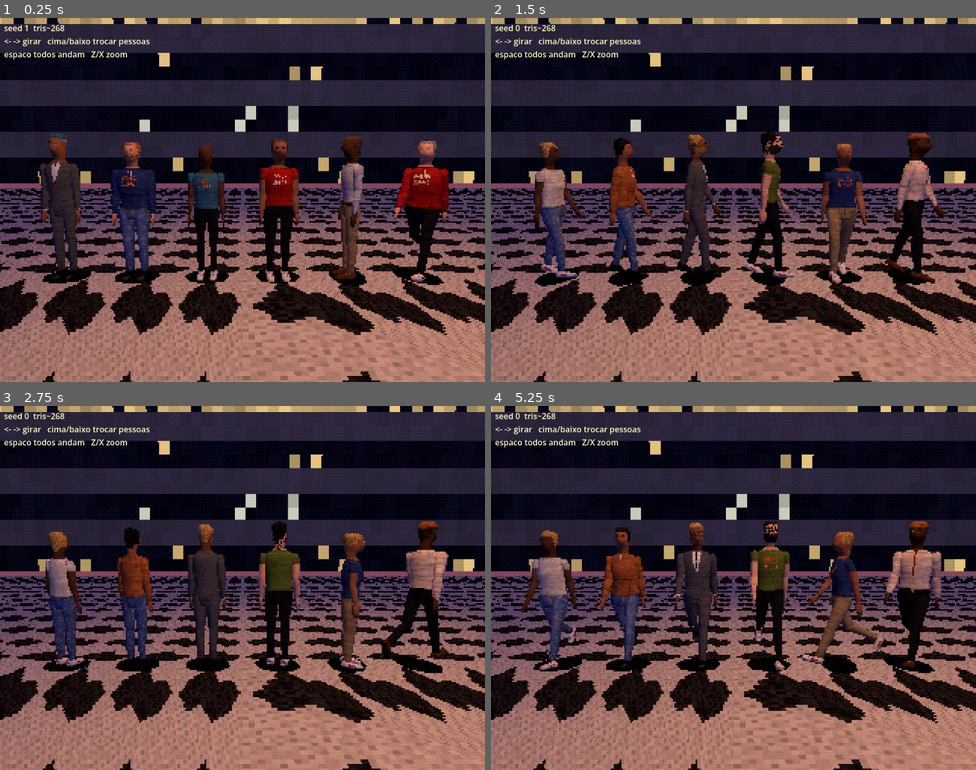
Above: before the commit, frames 1-4 (two rows, left to right).
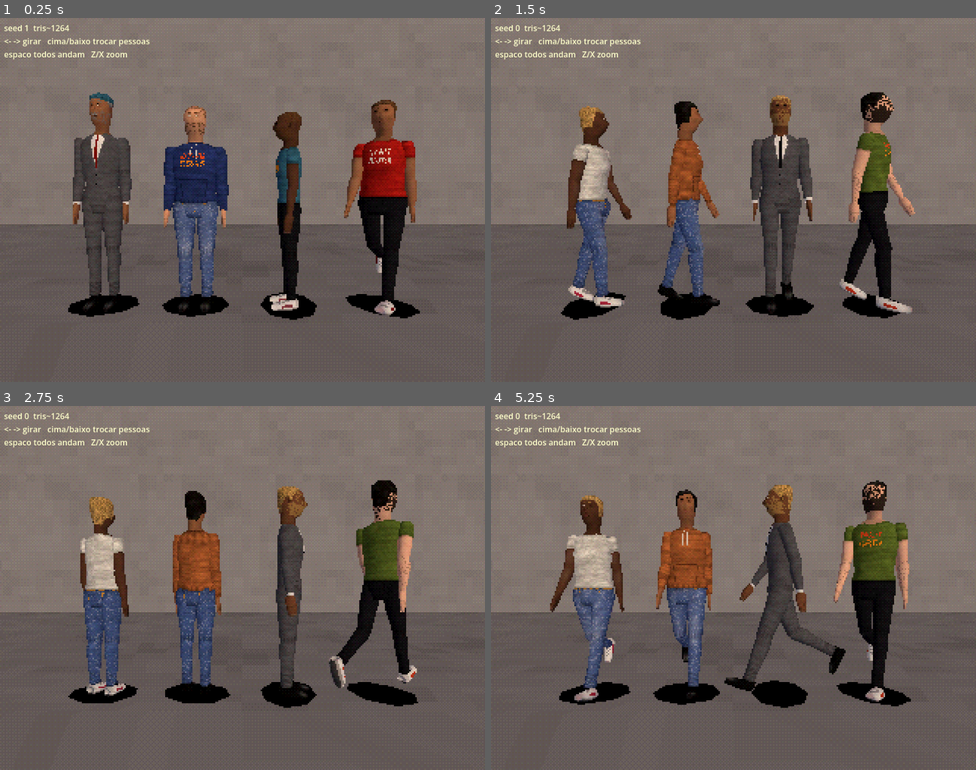
Above: after the commit, the same moments.

Repository: muricristino/walking-simulator-paulista
Game: Godot game, scene res://lab/people.tscn
Same seed, same stepped clock (60 frames per second), same inputs: the game is played once before the commit and once after it. This scene is started directly instead of the project's main scene.
Inputs (mouse positions are in pixels of both pictures, inside the frame that each line leads up to):
- Up to frame 1 (0.25 s): no input
- Up to frame 2 (1.5 s): tap Enter at 0.5 s; move the mouse to (840, 181) at 0.52 s; hold Right (ui_right) 0.53-1.28 s; tap Z at 0.6 s; click (840, 181) at 0.67 s; tap Space at 0.77 s; move the mouse to (636, 218) at 1.27 s; hold Down from 1.28 s (still down); tap X at 1.35 s
- Up to frame 3 (2.75 s): tap Space at 1.52 s; move the mouse to (291, 507) at 2.02 s; release Down at 2.03 s; hold Right (ui_right) from 2.03 s (still down); tap E at 2.1 s
- Up to frame 4 (5.25 s): move the mouse to (709, 660) at 2.77 s; release Right (ui_right) at 2.78 s; hold Up 2.78-3.53 s; tap Shift at 2.85 s; click (709, 660) at 2.92 s; tap Space at 3.02, 3.77, 4.52 s; move the mouse to (879, 642) at 3.52 s; hold Left (ui_left) 3.53-5.03 s; tap Z at 3.6 s; move the mouse to (588, 533) at 4.27 s; tap X at 4.35 s; move the mouse to (757, 588) at 5.02 s; hold Down from 5.03 s (still down); tap E at 5.1 s; click (757, 588) at 5.17 s

The runs differ from the first frame. In frame 1, 95% of the frame differs, in the area x 0-100%, y 0-100%; in frame 2, 95%; in frame 3, 96%; in frame 4, 95%.

Commit message:
test: use neutral grey studio and closer camera in people lab

Diff:
--- a/lab/people.gd
+++ b/lab/people.gd
@@ -15,7 +15,8 @@
 var yaw := 0.0
 var t := 0.0
 var all_walk := false
-var dist := 3.6
+var dist := 2.5
+var cam_x := 0.0
 var label: Label
 
 
@@ -24,6 +25,12 @@
 	var si := args.find("--seed")
 	if si >= 0 and si + 1 < args.size():
 		seed = int(args[si + 1])
+	var cx := args.find("--camx")
+	if cx >= 0 and cx + 1 < args.size():
+		cam_x = float(args[cx + 1])
+	var di := args.find("--dist")
+	if di >= 0 and di + 1 < args.size():
+		dist = float(args[di + 1])
 	vp = SubViewport.new()
 	vp.size = Vector2i(320, 240)
 	vp.msaa_3d = Viewport.MSAA_DISABLED
@@ -76,96 +83,64 @@
 
 func _env() -> void:
 	var env := Environment.new()
-	env.background_mode = Environment.BG_SKY
-	var sky := Sky.new()
-	var sm := ShaderMaterial.new()
-	sm.shader = load("res://scripts/sky.gdshader")
-	sky.sky_material = sm
-	sky.radiance_size = Sky.RADIANCE_SIZE_32
-	env.sky = sky
+	env.background_mode = Environment.BG_COLOR
+	env.background_color = Color(0.45, 0.45, 0.46)
 	env.ambient_light_source = Environment.AMBIENT_SOURCE_COLOR
-	env.ambient_light_color = Color(0.36, 0.3, 0.5)
-	env.ambient_light_energy = 0.55
+	env.ambient_light_color = Color(0.62, 0.6, 0.66)
+	env.ambient_light_energy = 0.6
 	env.tonemap_mode = Environment.TONE_MAPPER_LINEAR
-	env.fog_enabled = true
-	env.fog_mode = Environment.FOG_MODE_DEPTH
-	env.fog_light_color = Color(0.5, 0.28, 0.36)
-	env.fog_depth_begin = 30.0
-	env.fog_depth_end = 520.0
-	env.fog_depth_curve = 1.4
 	var we := WorldEnvironment.new()
 	we.environment = env
 	world.add_child(we)
-	var sun := DirectionalLight3D.new()
-	sun.light_color = Color(1.0, 0.55, 0.32)
-	sun.light_energy = 0.55
-	sun.rotation_degrees = Vector3(-8, 172, 0)
-	world.add_child(sun)
+	var key := DirectionalLight3D.new()
+	key.light_color = Color(1.0, 0.9, 0.8)
+	key.light_energy = 0.75
+	key.rotation_degrees = Vector3(-25, 20, 0)
+	world.add_child(key)
 	var fill := DirectionalLight3D.new()
-	fill.light_color = Color(0.45, 0.5, 0.85)
+	fill.light_color = Color(1.0, 0.6, 0.4)
 	fill.light_energy = 0.25
-	fill.rotation_degrees = Vector3(-50, 20, 0)
+	fill.rotation_degrees = Vector3(-8, 172, 0)
 	world.add_child(fill)
-	var ol := OmniLight3D.new()
-	ol.position = Vector3(1.5, 5.8, 2.5)
-	ol.light_color = Color(1.0, 0.72, 0.42)
-	ol.light_energy = 4.0
-	ol.omni_range = 11.0
-	ol.omni_attenuation = 0.9
-	world.add_child(ol)
 
 
 func _ground() -> void:
 	var g := Geo.new()
-	g.add_mat("mosaic", _mat(Tex.mosaic(4)))
-	g.add_mat("curb", _mat(Tex.flat(Color(0.62, 0.6, 0.58), 8, 0.03, 0.3, 6)))
-	g.add_mat("asphalt", _mat(Tex.asphalt(3)))
-	var t := Tex.facade(101, 10, 8, 1, Color(0.62, 0.58, 0.5), Color(0.14, 0.16, 0.18), 0.4)
-	var wm := _mat(t[0])
-	wm.set_shader_parameter("glow_tex", t[1])
-	wm.set_shader_parameter("glow", 1.0)
-	g.add_mat("wall", wm)
-	g.ground("mosaic", -20, 20, -14, 3.5, 0.0, Vector2(0.8, 0.8))
-	g.ground("curb", -20, 20, 3.5, 3.9, 0.0, Vector2(2, 2))
-	g.ground("asphalt", -20, 20, 3.9, 30, -0.15, Vector2(4, 4))
-	g.box("wall", Vector3(0, 14.4, -18), Vector3(40, 28.8, 1), Vector2(30, 28.8))
+	g.add_mat("floor", _mat(Tex.flat(Color(0.5, 0.5, 0.5), 16, 0.015, 0.15, 3)))
+	g.add_mat("wall", _mat(Tex.flat(Color(0.55, 0.55, 0.55), 16, 0.01, 0.1, 4)))
+	g.ground("floor", -20, 20, -6, 10, 0.0, Vector2(4, 4))
+	g.box("wall", Vector3(0, 10, -6.5), Vector3(40, 20, 1), Vector2(4, 4))
 	g.build(world)
 
 
 func _place_cam() -> void:
-	cam.position = Vector3(0, 1.45, dist)
-	cam.look_at(Vector3(0, 1.0, 0))
+	var h := lerpf(1.55, 0.92, clampf((dist - 0.8) / 1.7, 0.0, 1.0))
+	cam.position = Vector3(cam_x, h + 0.08, dist)
+	cam.look_at(Vector3(cam_x, h, 0))
 
 
 func _spawn() -> void:
 	for c in holder.get_children():
 		c.queue_free()
 	rigs.clear()
-	var xs := [-2.25, -1.35, -0.45, 0.45, 1.35, 2.25]
-	for i in 6:
+	var xs := [-1.2, -0.4, 0.4, 1.2]
+	for i in 4:
 		var r := people.rig(seed * 10 + i)
 		var n: Node3D = r.root
 		n.position = Vector3(xs[i], 0, 0)
 		n.rotation.y = PI
-		if i == 4:
+		if i == 2:
 			n.rotation.y = PI * 0.5
-		if i == 5:
-			n.rotation.y = PI * 0.75
-		r.walk = i == 5
+		if i == 3:
+			n.rotation.y = PI * 0.8
+		r.walk = i == 3
 		holder.add_child(n)
 		rigs.append(r)
 	_label()
 
 
 func _label() -> void:
-	var tris := 0
-	if rigs.size() > 0:
-		var b: Dictionary = people.build(seed * 10)
-		for k in b.parts:
-			var mesh: ArrayMesh = b.parts[k]
-			var c := mesh.surface_get_array_len(0) / 3
-			tris += c * (2 if k in ["uarm", "farm", "thigh", "shin"] else 1)
-	label.text = "seed %d  tris~%d\n<- -> girar   cima/baixo trocar pessoas\nespaco todos andam   Z/X zoom" % [seed, tris]
+	label.text = "seed %d  tris~%d\n<- -> girar   cima/baixo trocar pessoas\nespaco todos andam   Z/X zoom" % [seed, people.tri_count(seed * 10)]
 
 
 func _unhandled_input(e: InputEvent) -> void:
@@ -194,10 +169,10 @@
 	for r in rigs:
 		var n: Node3D = r.root
 		var base := PI
-		if rigs.find(r) == 4:
+		if rigs.find(r) == 2:
 			base = PI * 0.5
-		elif rigs.find(r) == 5:
-			base = PI * 0.75
+		elif rigs.find(r) == 3:
+			base = PI * 0.8
 		n.rotation.y = base + yaw
 		var w: bool = r.walk or all_walk
 		people.pose(r, t * 1.3 * PI / 0.65 * 0.6, 1.0 if w else 0.0)
